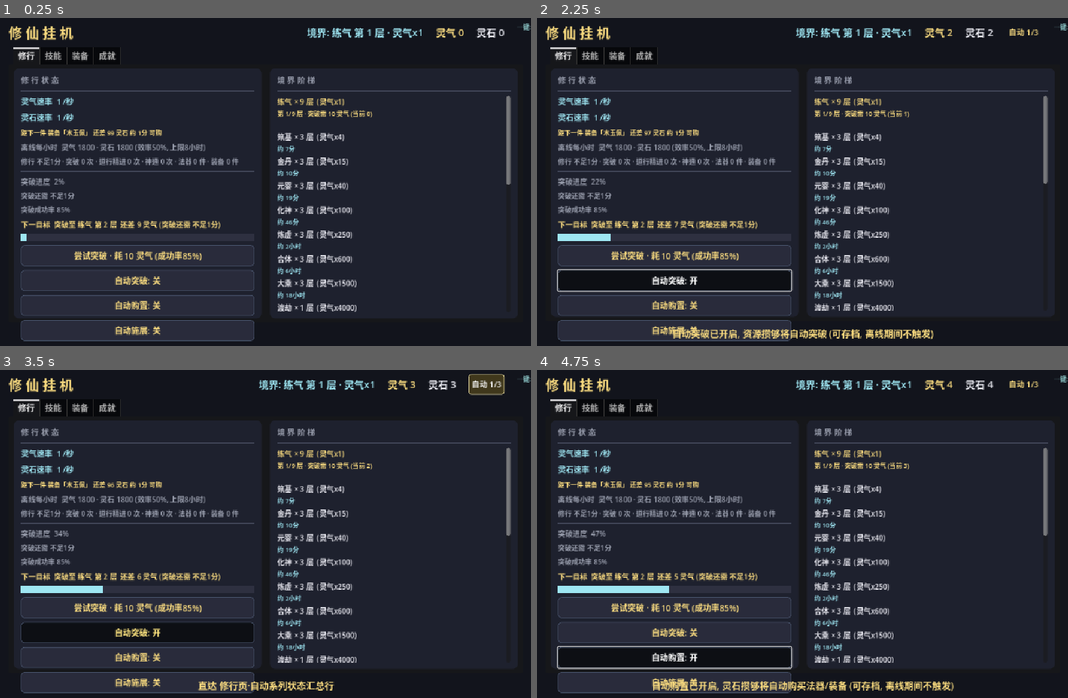
Above: before the commit, frames 1-4 (two rows, left to right).
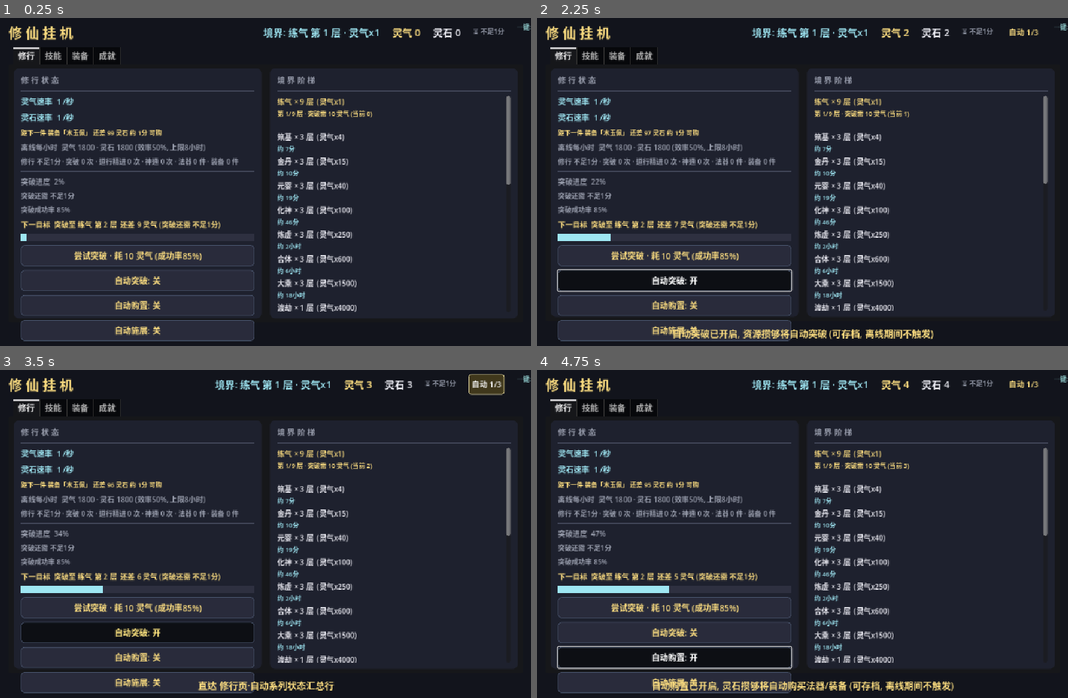
Above: after the commit, the same moments.

Repository: playerss/xiuxian-idle-godot
Game: Godot game, scene res://scenes/main.tscn
Same seed, same stepped clock (60 frames per second), same inputs: the game is played once before the commit and once after it.
Inputs (mouse positions are in pixels of both pictures, inside the frame that each line leads up to):
- Up to frame 1 (0.25 s): no input
- Up to frame 2 (2.25 s): click (1057, 31) at 0.52 s; click "尝试突破 · 耗 10 灵气 (成功率85%)" at 1.25 s; click "自动突破: 关" at 2 s
- Up to frame 3 (3.5 s): click "自动 1/3" at 2.75 s
- Up to frame 4 (4.75 s): click "自动突破: 开" at 3.5 s; click "自动购置: 关" at 4.25 s

The runs differ from the first frame. In frame 1, 0.8% of the frame differs, in the area x 49-95%, y 3-7%; in frame 2, 0.8%; in frame 3, 0.8%, in the area x 40-86%, y 3-7%; in frame 4, 0.8%.

Commit message:
feat(打磨-77): 挂机时长 顶栏 常显 — 挂机 时长 统计 目前 只在 修行页 修行统计 行 (需 切 修行页 才见), 挂机 扫视 顶栏 不知 本档 已挂 多久 (断点续挂 累加 不重置); 顶栏 灵石 行 右侧 加 灰色 小字 "⏳ X小时Y分" (复用 stats.play_sec + fmt_stats_time 日/小时/分 档 口径, 0 时长 隐藏 避免 空文本 占位, 文本 变化 才刷 节流 — play_sec 分钟档 内 挂机 恒 不刷, 断点续挂 读档 恢复 累加 显示), tooltip 说明 口径 (在线 累计 不含 离线, 存档 持久化); GameData.play_time_text() 只读 接口 (0=空串, 否则 "⏳ "+fmt_stats_time, 复用 stats.play_sec+fmt_stats_time, 只读 无 状态/存档/统计 副作用), main.gd _play_label 顶栏 子节点 (灵石 行 后, 13px DIM) + _play_text 缓存 文本 变化 才刷+隐藏 切换. selftest +10 项 = 918 项 (0 空串/59s 不足1分/3600s 1小时0分/3661s 1小时1分/天档 1天1小时/只读 连读 恒定+无副作用/play_sec 存读档 往返 7260→⏳ 2小时1分/收尾 0 空串), ui_test +12 项 = 1675 项 (标签 节点 顶栏 同父/灰色/tooltip 口径/初始 0 时长 隐藏 文本空/600s ⏳ 10分 可见/同 分钟档 节流 稳定 无副作用/跨档 4200s 1小时10分/610→620s 同档 不重写/归 0 恢复 隐藏/收尾 0 隐藏); stress 613 + 主场景冒烟 0 报错回归全过; 顺带 4 张 Steam 商店截图 Xvfb 重跑 (顶栏 新增 ⏳2天4小时 灰色 标签, 顶栏 灰像素 +48/张 程序化 校验), PROJECT_PLAN 勾选 打磨-77 新增 打磨-78 候选, README 补 918/1675 项+玩法说明

Diff:
--- a/scripts/game_data.gd
+++ b/scripts/game_data.gd
@@ -291,6 +291,14 @@
 		fmt_stats_time(float(stats.get("play_sec", 0.0))),
 		int(stats.get("break_ok", 0.0)), int(stats.get("dao_ok", 0.0)),
 		int(stats.get("skill_use", 0.0)), int(stats.get("item_buy", 0.0)), int(stats.get("equip_buy", 0.0))]
+
+# 打磨-77: 挂机时长 只读 接口 (顶栏 常显 用; 复用 stats.play_sec + fmt_stats_time 口径,
+# 只读 不 改 状态/存档/统计; 返回 空串 时 UI 隐藏 标签 避免 首帧 空文本 占位)
+func play_time_text() -> String:
+	var sec: float = float(stats.get("play_sec", 0.0))
+	if sec <= 0.0:
+		return ""
+	return "⏳ %s" % fmt_stats_time(sec)
 
 # 统计时长格式 (日/小时/分)
 func fmt_stats_time(sec: float) -> String:
--- a/scripts/main.gd
+++ b/scripts/main.gd
@@ -32,6 +32,8 @@
 var _goal_text := ""           # 下一目标文本缓存 (变化时才刷)
 var _stats_label: Label        # 打磨-14: 修行统计 (修行页)
 var _stats_text := ""          # 统计文本缓存 (变化时才刷)
+var _play_label: Label         # 打磨-77: 顶栏 挂机时长 常显 ("⏳ X小时Y分", 随 play_sec 分钟档 变化 才刷)
+var _play_text := ""           # 打磨-77: 挂机时长 文本缓存 (变化才刷, 空串=隐藏)
 var _progress_label: Label
 var _bar_bg: ColorRect
 var _bar_fill: ColorRect
@@ -236,6 +238,12 @@
 	top.add_child(_essence_label)
 	_stones_label = _label("灵石 0", 19, WHITEISH)
 	top.add_child(_stones_label)
+	# 打磨-77: 顶栏 挂机时长 常显 (灰色小字 "⏳ X小时Y分", 分钟档 变化 才刷;
+	# 0 时长 隐藏 避免 空文本 占位; 与 修行页 修行统计 时长 同 口径 stats.play_sec)
+	_play_label = _label("", 13, DIM)
+	_play_label.visible = false
+	_play_label.tooltip_text = "本次 存档 累计 挂机 时长 (在线 累计, 不含 离线; 存档 持久化, 断点续挂 累加不重置)。与 修行页 修行统计 的 时长 同 口径。"
+	top.add_child(_play_label)
 	# 打磨-73: 顶栏 自动系列 状态徽标 (金色圆角徽标 "自动 N/3": 任一开关开 显示, 全关 隐藏;
 	# tooltip 复用 auto_summary_text 三开关 口径 + 离线不触发 说明; 纯展示 无 存档/统计 副作用)
 	# 打磨-74: 徽标 升级 flat Button 可点击热区 (手型光标+悬停 淡底 金边, 复用 打磨-44/71 模式):
@@ -1364,6 +1372,12 @@
 	if st_t != _stats_text:
 		_stats_text = st_t
 		_stats_label.text = st_t
+	# 打磨-77: 顶栏 挂机时长 常显 (分钟档 文本 变化 才刷; 0 时长 隐藏; 只读 无 副作用)
+	var pt_t: String = g.play_time_text()
+	if pt_t != _play_text:
+		_play_text = pt_t
+		_play_label.text = pt_t
+		_play_label.visible = pt_t != ""
 	_progress_label.text = ("道行进度  %d%%" if g.ascended else "突破进度  %d%%") % int(g.breakthrough_progress())
 	# 打磨-24: 突破/道行精进 ETA (每帧算一次, 文本变化才写)
 	var bet_t: String = g.breakthrough_eta_text()
--- a/scripts/selftest.gd
+++ b/scripts/selftest.gd
@@ -3178,6 +3178,32 @@
 			and str(tips76f[3]).begins_with("灵石 不足") and str(tips76f[4]).begins_with("灵石 不足")
 			and str(tips76f[5]) == "各 部位 已 最佳 (或 无 拥有 装备)",
 			"打磨-76 收尾 基准 施展/法器/装备/最佳 全 说明 文案")
+	# ---------- 打磨-77: 挂机时长 顶栏 常显 接口 (只读 play_time_text, 复用 stats.play_sec + fmt_stats_time 口径) ----------
+	g.stats["play_sec"] = 0.0
+	check(g.play_time_text() == "", "打磨-77 0 时长 空串 (UI 隐藏 标签, 实际 %s)" % str(g.play_time_text()))
+	g.stats["play_sec"] = 59.0
+	check(g.play_time_text() == "⏳ 不足1分", "打磨-77 59s 档=⏳ 不足1分 (实际 %s)" % str(g.play_time_text()))
+	g.stats["play_sec"] = 3600.0
+	check(g.play_time_text() == "⏳ 1小时0分", "打磨-77 3600s 档=⏳ 1小时0分 (实际 %s)" % str(g.play_time_text()))
+	g.stats["play_sec"] = 3661.0
+	check(g.play_time_text() == "⏳ 1小时1分", "打磨-77 3661s 档=⏳ 1小时1分 (实际 %s)" % str(g.play_time_text()))
+	g.stats["play_sec"] = 90061.0
+	check(g.play_time_text() == "⏳ 1天1小时", "打磨-77 天档=⏳ 1天1小时 (实际 %s)" % str(g.play_time_text()))
+	# 只读: 连读 恒定 + 接口 本身 不改 资源/统计 (快照 取 当前 play_sec=90061 基准)
+	var pt0: Dictionary = g.stats.duplicate(true)
+	var stones_pt: float = g.stones
+	check(g.play_time_text() == g.play_time_text(), "打磨-77 只读 连读 恒定")
+	check(g.stats == pt0 and g.stones == stones_pt, "打磨-77 只读 接口 无 资源/统计 副作用")
+	# 存读档 往返: 时长 随 stats 持久化 (断点续挂 累加不重置)
+	g.stats["play_sec"] = 7260.0
+	g.save_game()
+	g.stats["play_sec"] = 0.0
+	g.load_game()
+	check(absf(float(g.stats.get("play_sec", 0.0)) - 7260.0) < 1e-6, "打磨-77 play_sec 存读档 往返 (实际 %s)" % str(g.stats.get("play_sec")))
+	check(g.play_time_text() == "⏳ 2小时1分", "打磨-77 读档 恢复 后 文案=⏳ 2小时1分 (实际 %s)" % str(g.play_time_text()))
+	# 收尾: 恢复 干净 基准 (play_sec 0 → 空串 隐藏)
+	g.stats["play_sec"] = 0.0
+	check(g.play_time_text() == "", "打磨-77 收尾 0 时长 空串")
 	# ---------- 汇报 ----------
 	print("")
 	if _fail.is_empty():
--- a/scripts/ui_test.gd
+++ b/scripts/ui_test.gd
@@ -125,6 +125,7 @@
 	await _assert_auto_badge_jump()
 	await _assert_onekey_badge()
 	await _assert_onekey_tip_detail()
+	await _assert_play_time_badge()
 	_finish()
 
 
@@ -2870,3 +2871,57 @@
 			and str(tips_f[0]) == str(tips_f[0]),
 			"打磨-76 收尾 基准 段 tooltip 恢复 干净 明细")
 	await get_tree().process_frame
+
+
+# 打磨-77: 顶栏 挂机时长 常显 — 顶栏 灵石 行 后 加 灰色小字 "⏳ X小时Y分" (stats.play_sec 分钟档 口径,
+# 复用 GameData.play_time_text; 0 时长 隐藏 避免 空文本 占位; 文本 变化 才刷 节流; 纯展示 无 副作用);
+# 断言 (手动驱动 确定性): 标签 节点 顶栏 同父/初始 0 时长 隐藏 文本空/注入 600s 显示 ⏳ 10分 可见+灰色/
+# 分钟档 节流 (同 分钟档 内 play_sec+10 不重写 文本)/跨档 4200s 显示 1小时10分/tooltip 口径/
+# 归 0 恢复 隐藏 文本空/刷新 无 资源/统计 副作用/收尾 0 时长 隐藏
+func _assert_play_time_badge() -> void:
+	var g := GameData
+	# 节点: 顶栏 子节点 (与 自动/一键 徽标 同父), 灰色
+	var pl: Label = ui._play_label
+	check(pl != null, "打磨-77 顶栏 挂机时长 标签 节点 存在")
+	check(pl.get_parent() == ui._auto_badge.get_parent(),
+			"打磨-77 标签 挂在 顶栏 (与 自动 徽标 同父; 实际 %s)" % str(pl.get_parent()))
+	check(pl.get_theme_color("font_color") == Color(0.6, 0.62, 0.68),
+			"打磨-77 标签 字色 灰色 (实际 %s)" % str(pl.get_theme_color("font_color")))
+	check(pl.tooltip_text.find("累计 挂机 时长") >= 0 and pl.tooltip_text.find("不含 离线") >= 0,
+			"打磨-77 标签 tooltip 含 口径 说明 (实际 %s)" % pl.tooltip_text.left(24))
+	# 初始: play_sec=0 (前序 收尾 干净 基准) → 隐藏 + 文本空
+	check(pl.visible == false and str(pl.text) == "",
+			"打磨-77 初始 0 时长 隐藏 文本空 (实际 visible=%s text=%s)" % [str(pl.visible), str(pl.text)])
+	# 注入 600s → "⏳ 10分" 可见
+	g.stats["play_sec"] = 600.0
+	ui._refresh()
+	check(pl.visible == true and str(pl.text) == "⏳ 10分",
+			"打磨-77 600s 显示 ⏳ 10分 可见 (实际 visible=%s text=%s)" % [str(pl.visible), str(pl.text)])
+	# 节流: 同 分钟档 内 刷新 文本 稳定, 无 资源/统计 副作用
+	var snap_pt: Dictionary = g.stats.duplicate(true)
+	ui._refresh()
+	check(str(pl.text) == "⏳ 10分" and g.stats == snap_pt,
+			"打磨-77 同 分钟档 节流 文本 稳定 无副作用")
+	# 跨档: 4200s = 1小时10分 刷新
+	g.stats["play_sec"] = 4200.0
+	ui._refresh()
+	check(str(pl.text) == "⏳ 1小时10分",
+			"打磨-77 跨档 4200s 显示 1小时10分 (实际 %s)" % str(pl.text))
+	# 610→620s 同 分钟档 (10分) 文本 不重写
+	g.stats["play_sec"] = 610.0
+	ui._refresh()
+	var t610: String = str(pl.text)
+	g.stats["play_sec"] = 620.0
+	ui._refresh()
+	check(str(pl.text) == t610 and str(pl.text) == "⏳ 10分",
+			"打磨-77 610→620s 同 分钟档 文本 不重写 (实际 %s)" % str(pl.text))
+	# 归 0 → 隐藏 文本空 恢复
+	g.stats["play_sec"] = 0.0
+	ui._refresh()
+	check(pl.visible == false and str(pl.text) == "",
+			"打磨-77 归 0 恢复 隐藏 文本空 (实际 visible=%s text=%s)" % [str(pl.visible), str(pl.text)])
+	# 收尾: 干净 基准 (play_sec 0 隐藏)
+	check(float(g.stats.get("play_sec", 0.0)) == 0.0,
+			"打磨-77 收尾 play_sec 恢复 0 (实际 %s)" % str(g.stats.get("play_sec")))
+	check(pl.visible == false, "打磨-77 收尾 0 时长 隐藏 稳定")
+	await get_tree().process_frame
Binary file changed: store/shots/01_training.png
Binary file changed: store/shots/02_skills.png
Binary file changed: store/shots/03_equipment.png
Binary file changed: store/shots/04_achievements.png
Not shown, changed: PROJECT_PLAN.md
Not shown, changed: README.md
